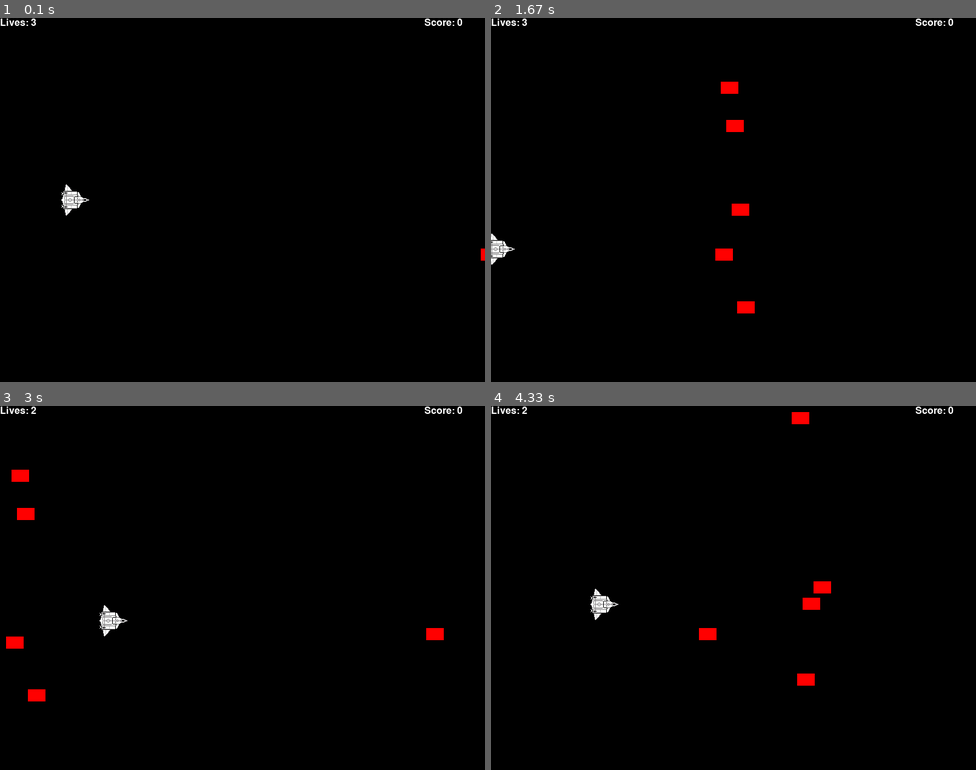
Above: before the commit, frames 1-4 (two rows, left to right).
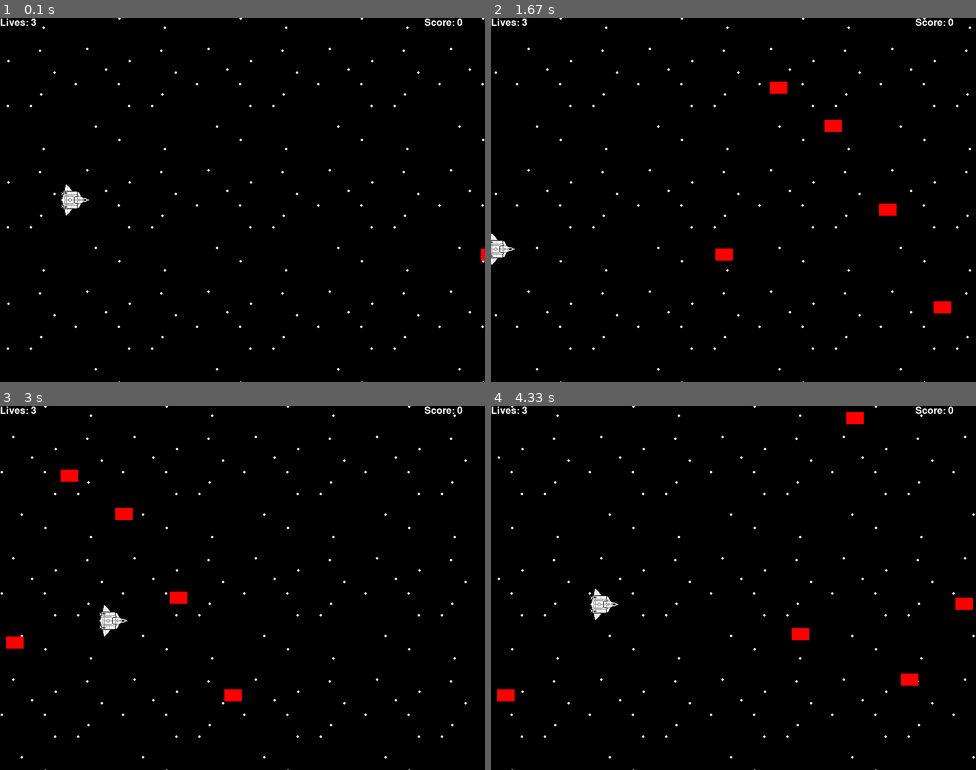
Above: after the commit, the same moments.

Repository: EAcosta2584/Programming-for-Video-Games-Resources
Game: pygame game, started from Scrolling.py
Two runs of this game, one before a commit and one after it. Both use one fixed random seed, a clock stepped at 60 frames per second and the inputs below.
Inputs:
- Up to frame 1 (0.1 s): no input
- Up to frame 2 (1.67 s): hold Left 0.33-0.87 s; hold Down 0.9-1.2 s; hold Left 1.23-1.63 s
- Up to frame 3 (3 s): hold Up 1.67-2.03 s; hold Right 2.07-2.7 s; hold Down from 2.73 s (still down)
- Up to frame 4 (4.33 s): release Down at 3.1 s; hold Left 3.13-3.6 s; hold Right 3.63-4.1 s; hold Up from 4.13 s (still down)

The runs differ from the first frame. In frame 1, 0.4% of the frame differs, in the area x 1-100%, y 0-100%; in frame 2, 1.4%; in frame 3, 1.4%; in frame 4, 1.6%.

Commit message:
Uploading the completed version of Scrolling.py. This version uses a different method for creating a separate game over screen.

Diff:
--- a/Scrolling.py
+++ b/Scrolling.py
@@ -78,6 +78,46 @@
 
 font = pygame.font.SysFont("none", 24)
 
+def gameOver(score):
+    font = pygame.font.SysFont("none", 90)
+    myText = "Game Over"
+    text = font.render(myText, True, white)
+    textRect = text.get_rect()
+    textRect.centerx = windowSurface.get_rect().centerx
+    textRect.centery = windowSurface.get_rect().centery - 100
+
+    scoreText = "Final Score: " + str(score)
+    text2 = font.render(scoreText, True, white)
+    textRect2 = text2.get_rect()
+    textRect2.centerx = windowSurface.get_rect().centerx
+    textRect2.centery = windowSurface.get_rect().centery + 50
+
+    while True:
+        # Check for events.
+        for event in pygame.event.get():
+            if event.type == QUIT:
+                pygame.quit()
+                sys.exit()
+            if event.type == KEYUP:
+                if event.key == K_ESCAPE:
+                    pygame.quit()
+                    sys.exit()
+
+        # keep the background moving
+        windowSurface.fill(black)
+        windowSurface.blit(background, bg)
+        bg.left -= scrollSpeed
+        if bg.left < -800:
+            bg.left = 0
+
+        # Display game over text and score
+        windowSurface.blit(text, (textRect))
+        windowSurface.blit(text2, (textRect2))
+
+        pygame.display.update()
+        mainClock.tick(30)
+
+
 # Run the game loop.
 while running:
     # Check for events.
@@ -89,6 +129,15 @@
     # Draw the white background onto the surface.
     windowSurface.fill(black)
 
+    # Draw the background image onto the bg surface.
+    windowSurface.blit(background, bg)
+
+    # Move the background to the left
+    bg.left -= scrollSpeed
+
+    # Before we run out of background, reset the left edge
+    if bg.left < -800:
+        bg.left = 0
 
     if event.type == KEYDOWN:
         if event.key == K_UP or event.key == K_w:
@@ -132,7 +181,9 @@
 
     # Random set targets on screen and spaces them so they won't overlap
     if len(targets) < maxTargets:
-        targets.append(pygame.Rect(width + 20, random.randint(10, height -10), 20, 20))
+        if targetFrameCounter == 0:
+            targetFrameCounter = 10
+            targets.append(pygame.Rect(width + 20, random.randint(10, height -10), 20, 20))
 
     # Draw targets on screen
     for i in range (len(targets)):
@@ -140,8 +191,18 @@
         targets[i].left -= movementSpeed
         if targets[i].colliderect(player):
             targets[i].right = 0
-            maxLives -= 1
-
+            if collisionFrameCounter == 0:
+                collisionFrameCounter = 30
+                maxLives -= 1
+
+    # If hit, flash during invincibility
+    if collisionFrameCounter > 0:
+        if collisionFrameCounter % 3 == 0:
+            playerImage.set_alpha(128)
+        else:
+            playerImage.set_alpha(256)
+    else:
+        playerImage.set_alpha(256)
 
     for target in targets[:]:
         if target.left < - 20:
@@ -149,7 +210,9 @@
 
     # Add a projectile to the shots list, but limit to three shots at a time
     if shoot == True and (len(shots) < maxShots):
-        shots.append(pygame.Rect(player.centerx - 3, player.centery - 3, 6, 6))
+        if shotFrameCounter == 0:
+            shotFrameCounter = 6
+            shots.append(pygame.Rect(player.centerx - 3, player.centery - 3, 6, 6))
 
     # Draw the shots that have been added to the shots list, and move them up by projectile speed
     for i in range(len(shots)):
@@ -183,10 +246,29 @@
     text2 = font.render(scoreText, True, white)
     windowSurface.blit(text2, (width-100,0))
 
+    # if out of lives, end game
+    if maxLives == 0:
+        running = False
+        gameOver(score)
 
     # Draw the window onto the screen.
     pygame.display.update()
 
+    #reset movement
+    moveLeft = False
+    moveRight = False
+    moveUp = False
+    moveDown = False
+
+    # Reset our FrameCounters
+    if shotFrameCounter > 0:
+        shotFrameCounter -= 1
+
+    if targetFrameCounter > 0:
+        targetFrameCounter -= 1
+
+    if collisionFrameCounter > 0:
+        collisionFrameCounter -= 1
 
     # Set the framerate of the game.
     mainClock.tick(30)
